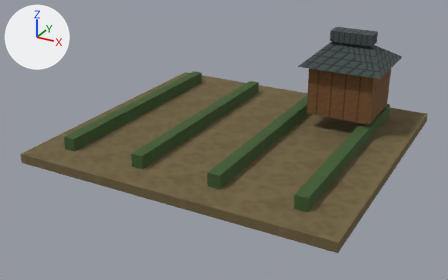
A saved change to the glTF model app/src/main/assets/3d/field/domestic-FARM-1-lod1.glb.
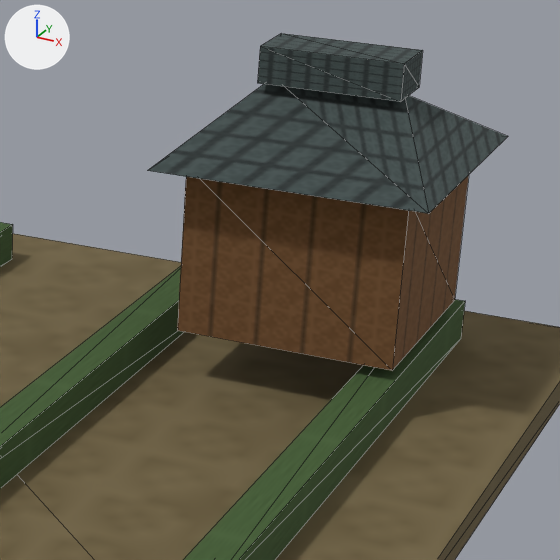
Each version appears first whole from a 50 mm lens placed at (0.735, -1.425, 0.704), pointed at (-0.012, -0.068, 0.026), and next in a close-up on the part from 57% to 93% of the width and 6% to 64% of the height. Lighting does not change. The marker at upper left points along +X, +Y and +Z. The older version's two pictures come first. The close-ups show mesh edges as thin lines. Vertices at exactly the same position are counted once.
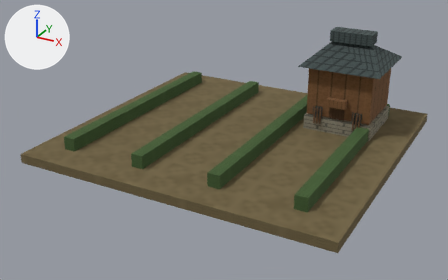
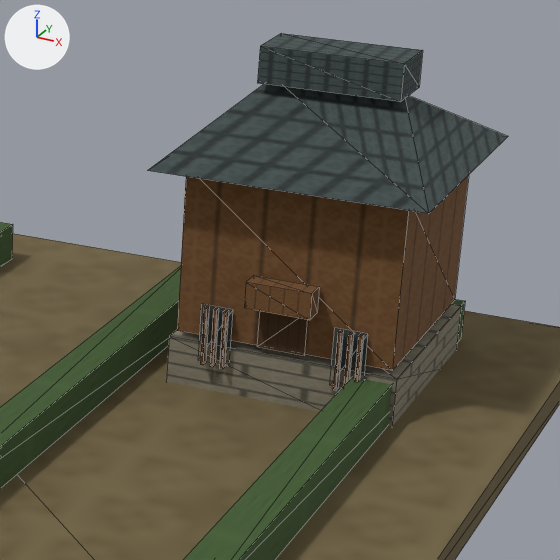
Diff of the bpy script that builds the scene:
```diff
--- a/app/src/main/assets/3d/field/domestic-FARM-1-lod1.glb.py
+++ b/app/src/main/assets/3d/field/domestic-FARM-1-lod1.glb.py
@@ me_mesh_0 @@
 # used by ob_mesh_0; location = (0.0, 0.0, 0.0)
 # verts and faces of me_mesh_0; kept vertices keep their numbers, new ones are numbered from 62
-me_mesh_0.from_pydata(...)  # 62 vertices, 76 faces; spans x -0.43..0.43, y -0.4..0.4, z 0.0..0.296
+me_mesh_0.from_pydata(...)  # 138 vertices, 162 faces; spans x -0.43..0.43, y -0.4..0.4, z 0.0..0.296
+# me_mesh_0 part 1: the loose piece of 8 vertices spanning x 0.15..0.33, y 0.12..0.3, z 0.07..0.21 is copied, and the copy is scaled about its middle by (1.06, 1.04, 0.393), then moved by (0.0, 0.0, -0.102); it spans x 0.145..0.335, y 0.116..0.304, z 0.01..0.065
+# me_mesh_0 part 2: the loose piece of 8 vertices spanning x 0.083..0.115, y -0.32..0.33, z 0.025..0.06 is copied, and the copy is scaled about its middle by (0.0788, 0.00923, 1.4), then moved by (0.078, 0.106, 0.031); it spans x 0.176..0.178, y 0.108..0.114, z 0.049..0.098
+# me_mesh_0 part 3: the loose piece of 8 vertices spanning x 0.15..0.33, y 0.12..0.3, z 0.07..0.21 is copied, and the copy is scaled about its middle by (0.014, 0.0333, 0.35), then moved by (-0.055, -0.099, -0.066); it spans x 0.184..0.187, y 0.108..0.114, z 0.049..0.098
+# me_mesh_0 part 4: the loose piece of 8 vertices spanning x 0.15..0.33, y 0.12..0.3, z 0.07..0.21 is copied, and the copy is scaled about its middle by (0.014, 0.0333, 0.35), then moved by (-0.046, -0.099, -0.066); it spans x 0.192..0.195, y 0.108..0.114, z 0.049..0.098
+# me_mesh_0 part 5: the loose piece of 8 vertices spanning x 0.3..0.332, y -0.32..0.33, z 0.025..0.06 is copied, and the copy is scaled about its middle by (0.0787, 0.00923, 1.4), then moved by (-0.027, 0.106, 0.031); it spans x 0.288..0.29, y 0.108..0.114, z 0.049..0.098
+# me_mesh_0 part 6: the loose piece of 8 vertices spanning x 0.3..0.332, y -0.32..0.33, z 0.025..0.06 is copied, and the copy is scaled about its middle by (0.0787, 0.00923, 1.4), then moved by (-0.019, 0.106, 0.031); it spans x 0.296..0.298, y 0.108..0.114, z 0.049..0.098
+# me_mesh_0 part 7: the loose piece of 8 vertices spanning x 0.3..0.332, y -0.32..0.33, z 0.025..0.06 is copied, and the copy is scaled about its middle by (0.0787, 0.00923, 1.4), then moved by (-0.011, 0.106, 0.031); it spans x 0.304..0.307, y 0.108..0.114, z 0.049..0.098
+# me_mesh_0 part 8: the loose piece of 8 vertices spanning x 0.15..0.33, y 0.12..0.3, z 0.07..0.21 is copied, and the copy is scaled about its middle by (0.3, 0.1, 0.157), then moved by (0.0, -0.102, -0.021); it spans x 0.213..0.267, y 0.099..0.117, z 0.108..0.13
+# me_mesh_0 part 9
+verts[62] = (0.171, 0.117, 0.049)  # pixel (198, 360)
+verts[63] = (0.171, 0.117, 0.098)  # pixel (201, 303)
+verts[64] = (0.282, 0.117, 0.049)  # pixel (329, 385)
+verts[65] = (0.282, 0.117, 0.098)  # pixel (334, 327)
+for new, old in zip([*range(66, 70)], [*range(62, 66)]): verts[new] = verts[old] + (0.027, 0.0, 0.0)
+verts[70] = (0.22, 0.117, 0.07)  # pixel (257, 346)
+verts[71] = (0.26, 0.117, 0.07)  # pixel (304, 355)
+verts[72] = (0.26, 0.117, 0.108)
+verts[73] = (0.22, 0.117, 0.108)
+faces += [(70, 71, 72), (70, 72, 73), (62, 66, 67), (62, 67, 63), (64, 68, 69), (64, 69, 65)]
 me_mesh_0.materials.append(mat_material_0)
```

Location of each change, [x1, y1, x2, y2] in pixels of the close-ups (560 x 560 px):
part 1 of me_mesh_0, added (brown)
    after: [167, 304, 461, 426]
part 2 of me_mesh_0, added
    after: [200, 306, 209, 365]
part 3 of me_mesh_0, added
    after: [210, 308, 219, 367]
part 4 of me_mesh_0, added
    after: [219, 310, 229, 369]
part 5 of me_mesh_0, added
    after: [333, 330, 343, 391]
part 6 of me_mesh_0, added
    after: [343, 332, 354, 387]
part 7 of me_mesh_0, added
    after: [354, 334, 364, 382]
part 8 of me_mesh_0, added (brown)
    after: [244, 275, 319, 320]
part 9 of me_mesh_0, added
    after: [199, 304, 368, 373]
